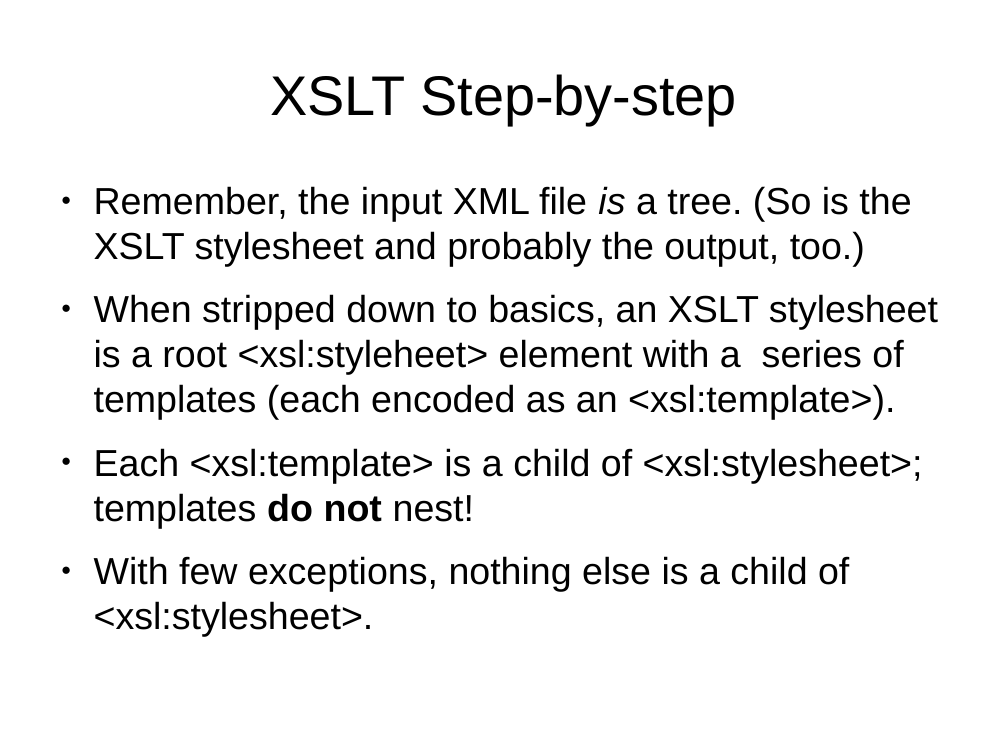
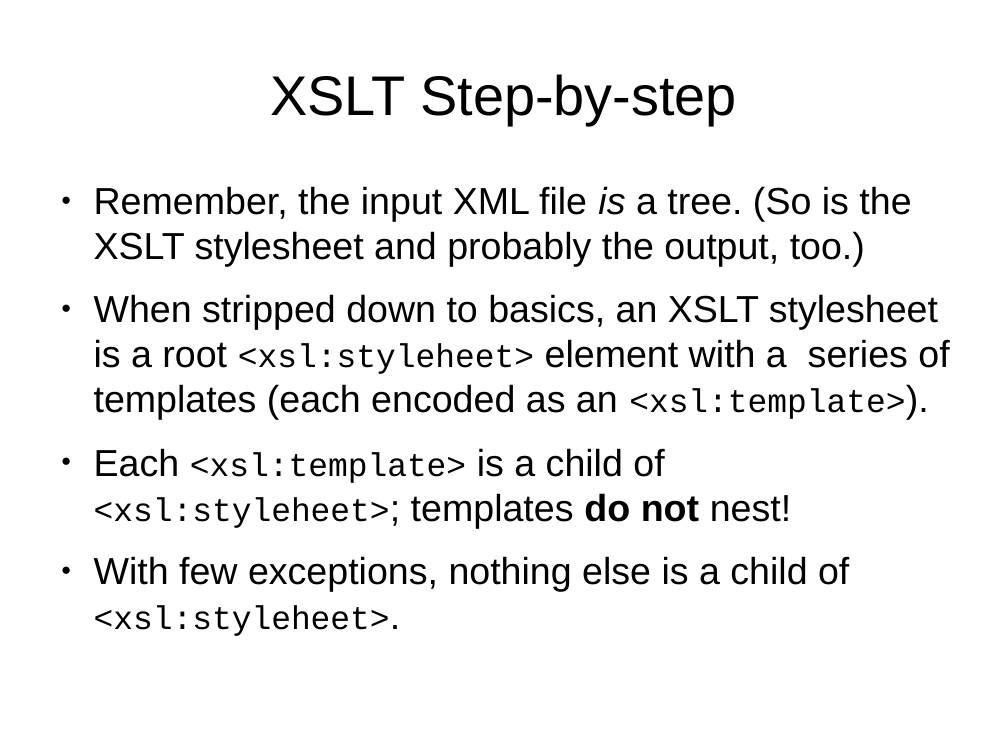
Before and after one commit to martindholmes/XSLT_workshops, a slide deck: slide 2 of intro/presentations/05_templates_and_namespaces.odp (slide 1 before the commit). Drawn at 1008x756 pixels with LibreOffice and Linux fonts; fonts in the diff are those of the drawing. Boxes give left, top, right and bottom in pixels: in the first picture for what was removed or moved away, otherwise in the second. Text is boxed around its words. In the diff, an @@ line names an element or a change of style, - is before the commit and + after.

```diff
--- a/intro/presentations/05_templates_and_namespaces.odp
+++ b/intro/presentations/05_templates_and_namespaces.odp
@@ text at box(94, 294, 949, 420): size 29.6 to 25.9 pt, font Arial to Courier New in "<xsl:styleheet> <xsl:template>)." @@
@@ text at box(94, 448, 849, 636): text changed @@
-● Each <xsl:template> is a child of <xsl:stylesheet>; templates do not nest!
-● With few exceptions, nothing else is a child of <xsl:stylesheet>.
+● Each <xsl:template> is a child of <xsl:styleheet>; templates do not nest!
+● With few exceptions, nothing else is a child of <xsl:styleheet>.
```
Also in this commit, not shown: 1 slide added, 1 other file.
